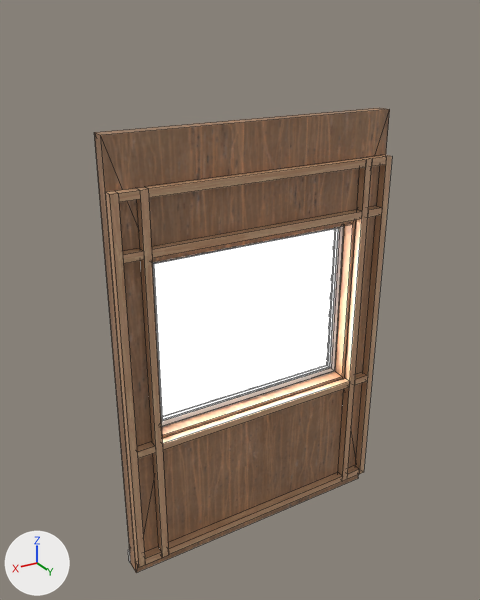
What one commit did to the FBX model Assets/Assets/Walls/FBX/MovieSet_WallWindow_02.fbx.
Camera for both pictures: a camera (50 mm lens) standing at (3.19, 3.39, 3.58) and looking at (1.08, -0.12, 1.82). Every picture has the same lights, and +X, +Y and +Z are marked at lower left. Mesh edges are drawn as thin lines. Where no turn or scale is listed for an object, it has been applied to the vertices. Vertices at the same position are counted once.

In view in the first picture: 'MovieSet_WallWindow_02'.
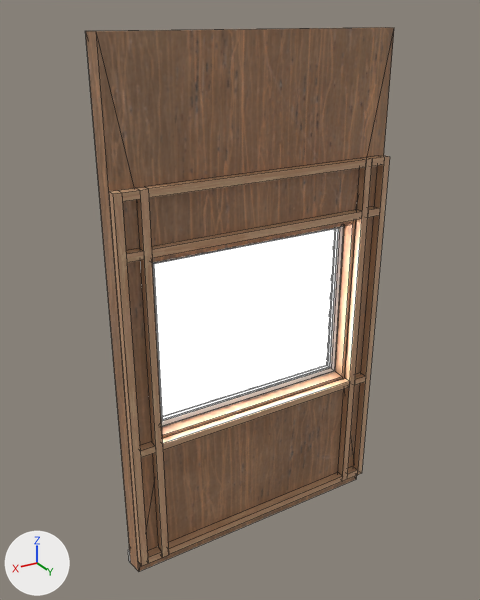
Boxes (x1, y1, x2, y2) around the edits, measured in the pictures (480 x 600 px; the box of a moved part takes in the faces that stretch with it):
'MovieSet_WallWindow_02', reshaped (17% taller): before (94, 108, 392, 573); after (86, 27, 394, 571)
part 1 of me_cube_006, moved or reshaped: before (105, 188, 162, 567); after (109, 188, 162, 566)
part 2 of me_cube_006, moved or reshaped: before (122, 248, 144, 264); after (126, 248, 144, 263)
part 3 of me_cube_006, moved or reshaped: before (136, 377, 358, 573); after (139, 377, 356, 571)
part 4 of me_cube_006, moved or reshaped: before (94, 133, 154, 572); after (86, 31, 154, 571)
part 5 of me_cube_006, moved or reshaped: before (94, 108, 390, 456); after (96, 27, 394, 477)
part 6 of me_cube_006, moved or reshaped: before (137, 442, 156, 459); after (140, 442, 156, 458)

Diff of the bpy script that builds the scene:
```diff
--- a/Assets/Assets/Walls/FBX/MovieSet_WallWindow_02.fbx.py
+++ b/Assets/Assets/Walls/FBX/MovieSet_WallWindow_02.fbx.py
@@ me_cube_006 @@
 # used by ob_movieset_wallwindow_02; location = (0.0, 0.0, 0.0)
 # before: 32 (1.95, 0.0, 1.03), 33 (1.95, 0.0, 0.98), 73 (1.95, 0.06, 1.03) at pixel (137, 452), 74 (1.95, 0.06, 0.98) at pixel (137, 458)
-me_cube_006.from_pydata(...)  # 202 vertices, 130 faces; spans x 0.0..2.0, y -0.14..0.06, z 0.0..3.0
+me_cube_006.from_pydata(...)  # 202 vertices, 130 faces; spans x 0.0..2.0, y -0.14..0.06, z 0.0..3.5
+# me_cube_006 part 1: the loose piece of 20 vertices spanning x 1.83..2.0, y 0.0..0.06, z 0.1..2.7 is moved by (-0.01, 0.0, 0.0)
+# me_cube_006 part 2: all 4 vertices in x 1.95, y 0.0..0.06, z 2.3..2.35 are moved by (-0.02, 0.0, 0.0)
+# me_cube_006 part 3: the 1 vertex in x 2.0, y 0.0, z 0.0 is moved by (-0.02, 0.0, 0.0)
+# me_cube_006 part 4: the 1 vertex in x 2.0, y 0.0, z 3.0 is moved by (-0.02, 0.0, 0.5)
+# me_cube_006 part 5: the 1 vertex in x 0.0, y 0.0, z 3.0 is moved by (0.02, 0.0, 0.5)
+# me_cube_006 part 6
+for i in [32, 33, 73, 74]: me_cube_006.vertices[i].co += Vector((-0.02, 0.0, 0.0))
 me_cube_006.materials.append(mat_m_movieset)
```
